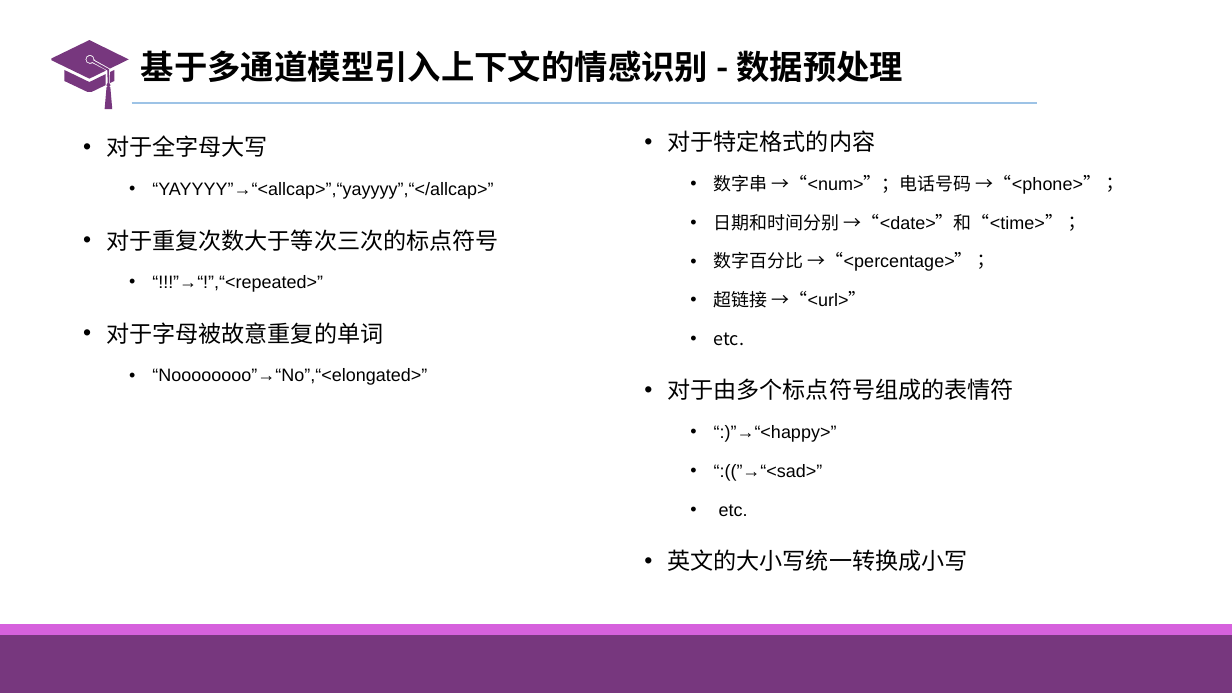
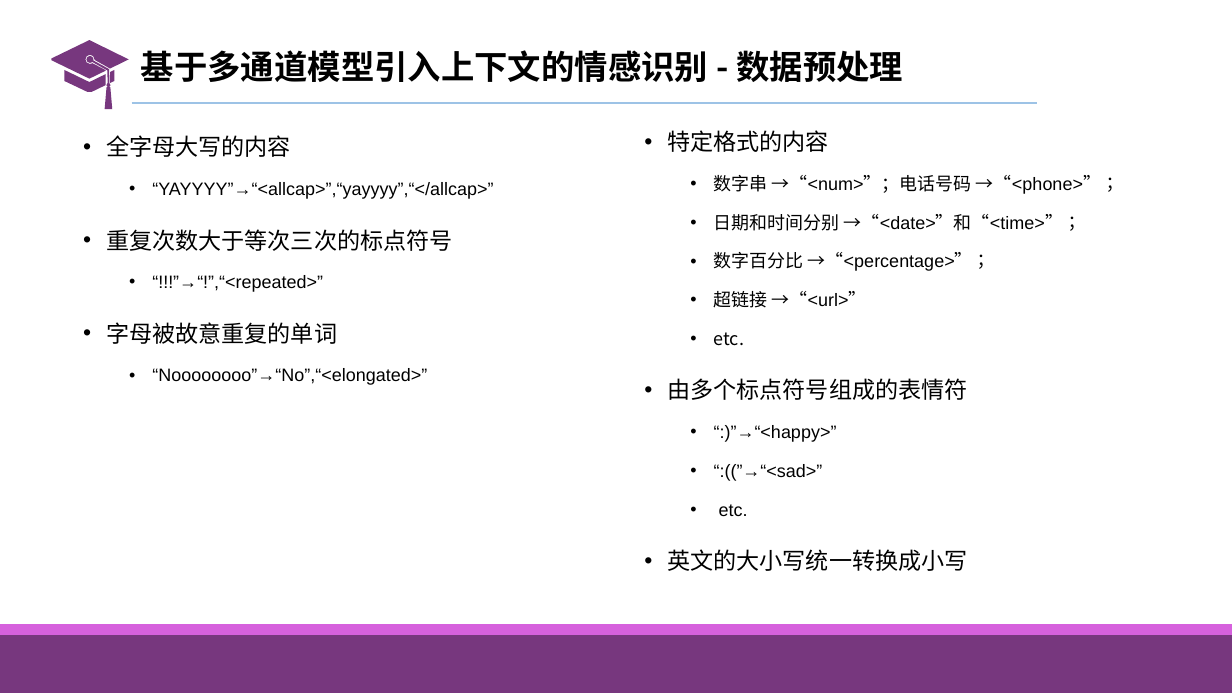
Before and after one commit to liangxh/grad2019, a slide deck: slide 41 of 计研163_梁锡豪_2016211014.pptx (slide 47 before the commit). Drawn at 1232x693 pixels with LibreOffice and Linux fonts; fonts in the diff are those of the drawing. Boxes give left, top, right and bottom in pixels: in the first picture for what was removed or moved away, otherwise in the second. Text is boxed around its words. In the diff, an @@ line names an element or a change of style, - is before the commit and + after.

```diff
--- a/计研163_梁锡豪_2016211014.pptx
+++ b/计研163_梁锡豪_2016211014.pptx
@@ text at (106, 135, 291, 157): text changed @@
-• 对于全字母大写
+• 全字母大写的内容
@@ text at (667, 130, 829, 152): text changed @@
-• 对于特定格式的内容
+• 特定格式的内容
@@ text at (106, 229, 452, 251): text changed @@
-• 对于重复次数大于等次三次的标点符号
+• 重复次数大于等次三次的标点符号
@@ text at (106, 322, 337, 344): text changed @@
-• 对于字母被故意重复的单词
+• 字母被故意重复的单词
@@ text at (667, 378, 967, 400): text changed @@
-• 对于由多个标点符号组成的表情符
+• 由多个标点符号组成的表情符
```
Also in this commit, not shown: 10 other slides changed, 11 slides added.
